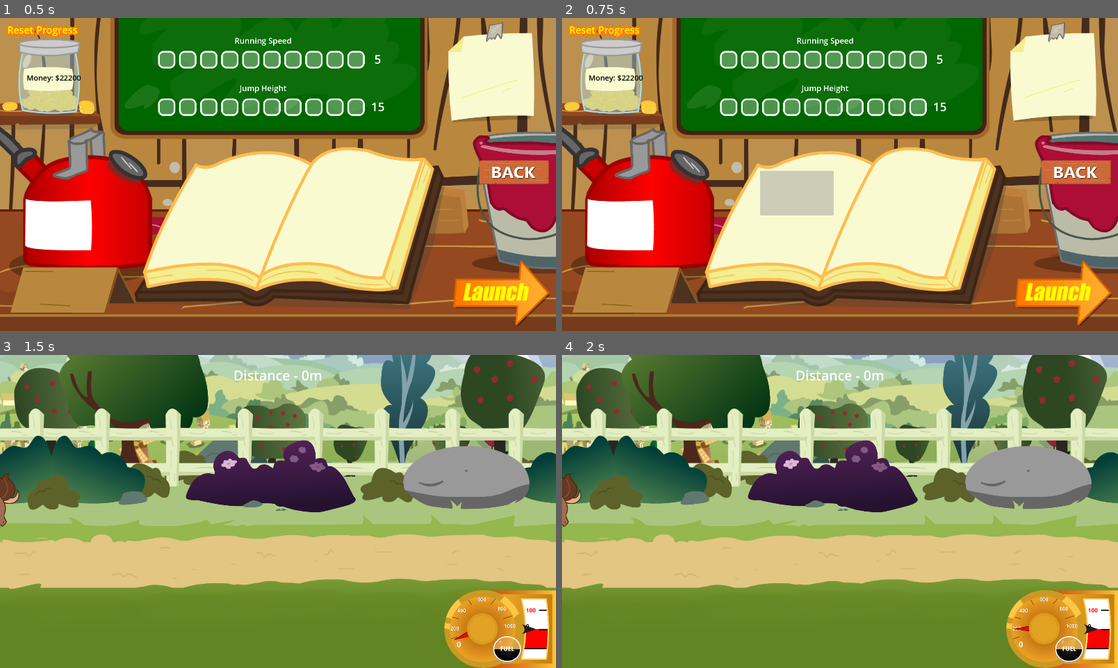
Above: before the commit, frames 1-4 (two rows, left to right).
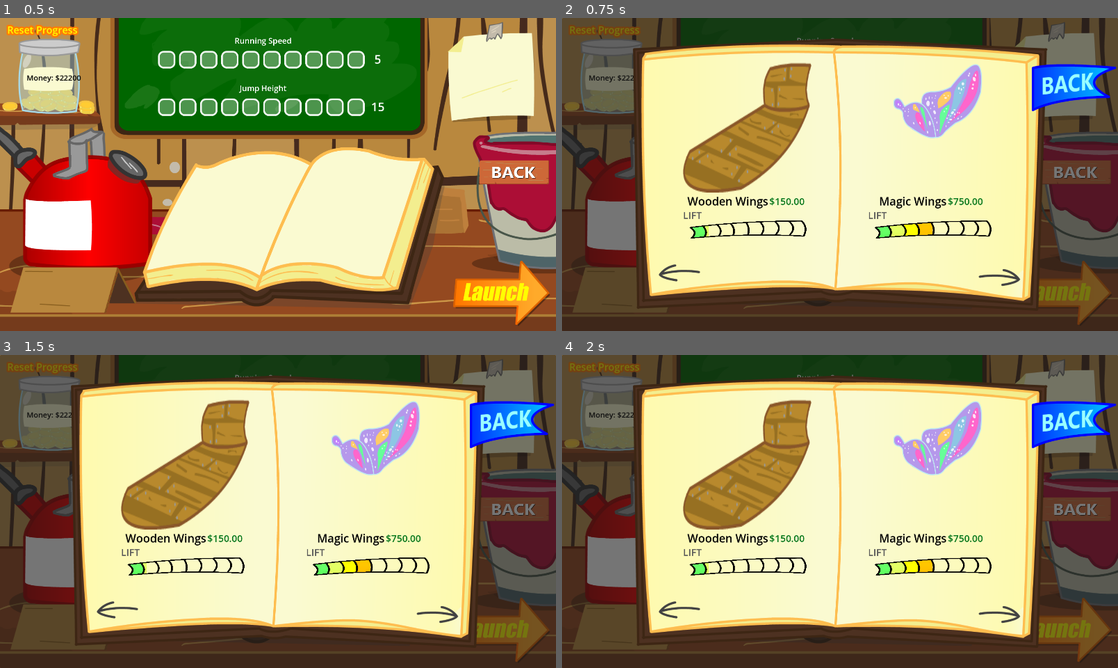
Above: after the commit, the same moments.

Repository: 100-Devs-1-Game/FlightOfHarmony
Game: Godot game, scene res://shop/shop.tscn
Two runs of this game, one before a commit and one after it. Both use one fixed random seed, a clock stepped at 60 frames per second and the inputs below. This scene is started directly instead of the project's main scene.
Inputs (mouse positions are in pixels of both pictures, inside the frame that each line leads up to):
- Up to frame 1 (0.5 s): no input
- Up to frame 2 (0.75 s): click (795, 193) at 0.5 s
- Up to frame 3 (1.5 s): click (500, 627) at 1.25 s
- Up to frame 4 (2 s): no input

Frame 1 is identical in both runs. In frame 2, 86% of the frame differs, in the area x 0-100%, y 0-100%; in frame 3, 98%; in frame 4, 98%.

Commit message:
Update shop.tscn

Diff:
--- a/src/shop/shop.tscn
+++ b/src/shop/shop.tscn
@@ -120,3 +120,4 @@
 [connection signal="pressed" from="TextureButton Fuel" to="." method="_on_texture_button_fuel_pressed"]
 [connection signal="pressed" from="TextureButton Back" to="." method="_on_texture_button_back_pressed"]
 [connection signal="pressed" from="Reset" to="." method="_on_reset_pressed"]
+[connection signal="open_book" from="OpenBook Gliders" to="." method="_on_open_book_pressed"]
